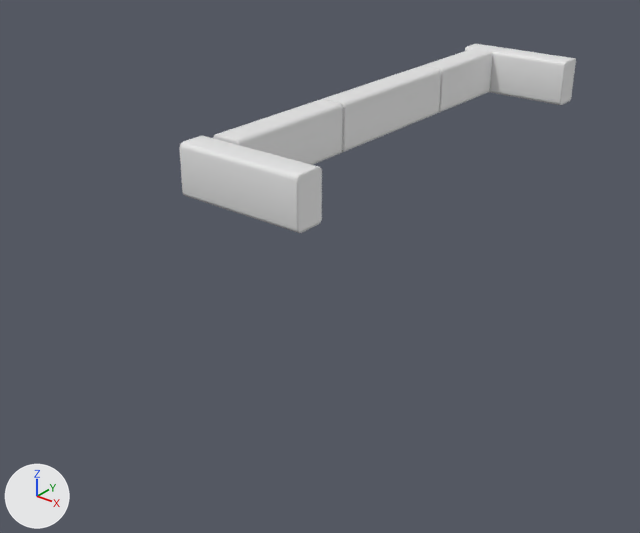
The Blender file fr-artists/scenes/blender/MAIN/environments/opening_SqueakEasy/MES/WoodBlocks/#_LINK_WoodBlocks.blend as it was, and as the next commit left it.
Before and after are seen from a camera (50 mm lens) standing at (5.98, -10.23, 5.54) and looking at (-2.43, 0.28, -0.97). Every picture has the same lights, and +X, +Y and +Z are marked at lower left. The picture after the commit comes second.

Objects in the first picture: 'BlockEast', 'BlockRow', 'BlockRow.001', 'BlockRow.002', 'BlockWest'.
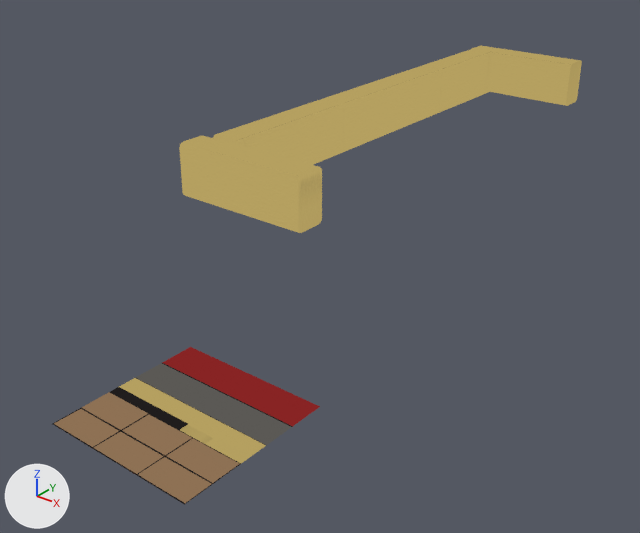
Where the newer file only moved an object's origin or applied its transform, the numbers keep the older frame.

Pixel boxes [x1, y1, x2, y2] of what changed, in the pictures (640 x 533 px):
'MES_HS-TS_pipeline', added (brown)
    after: [53, 347, 320, 505]
'BlockWest', recoloured, surface changed (white to yellow)
    both: [179, 136, 322, 233]
'BlockRow.001', recoloured, surface changed (white to yellow)
    both: [322, 66, 441, 153]
'BlockRow', recoloured (white to yellow)
    both: [213, 99, 343, 165]
'BlockEast', reshaped, recoloured
    before: [465, 44, 576, 105]
    after: [472, 46, 582, 106]
'BlockRow.002', recoloured, surface changed (white to yellow)
    both: [422, 49, 493, 113]

The edits, one by one:
Picture 'MES_HS-TS_pipeline.png' (img_mes_hs_ts_pipeline_png) is new.
Picture 'MES_HS-TS_UV.png' (img_mes_hs_ts_uv_png) is new.
Material 'MES_HS-TS_pipeline' (mat_mes_hs_ts_pipeline) is new.
Uses the picture img_mes_hs_ts_pipeline_png.
Uses the picture img_mes_hs_ts_uv_png.
me_cube_002 is used by ob_blockeast; location (-3.52, 9.02, 0.0).
me_cube_002 had 150 vertices, 148 faces and spanned x -1.17..1.38, y -0.34..0.26, z 0.0..1.0.
me_cube_002 now has 150 vertices, 148 faces and spans x -1.05..1.51, y -0.3..0.3, z 0.0..0.96.
me_cube_002 part 4: 150 vertices removed from x -1.17..1.38, y -0.34..0.26, z 0.0..1.0; 150 vertices added at x -1.05..1.51, y -0.3..0.3, z 0.0..0.96.
me_cube_002 gains material mat_mes_hs_ts_pipeline.
me_cube has 150 vertices, 148 faces and spans x -0.3..0.3, y -1.42..1.42, z 0.0..1.0.
me_cube gains material mat_mes_hs_ts_pipeline.
me_cube_003 has 168 vertices, 166 faces and spans x -0.3..0.3, y -1.73..1.73, z 0.0..1.0.
me_cube_003 is used by ob_blockrow_001; location (-4.24, 4.65, 0.0).
me_cube_003 part 1: texture (UV) coordinates of 166 of 166 faces, centred in x -0.3..0.3, y -1.73..1.73, z 0.0..1.0, changed; they spanned u 0.12..0.88, v 0.0..0.76 and now span u 0.25..0.88, v 0.38..0.56.
me_cube_003 gains material mat_mes_hs_ts_pipeline.
me_cube_004 has 132 vertices, 130 faces and spans x -0.3..0.3, y -1.11..1.11, z 0.0..1.0.
me_cube_004 is used by ob_blockrow_002; location (-4.24, 7.55, 0.0).
me_cube_004 part 2: texture (UV) coordinates of 130 of 130 faces, centred in x -0.3..0.3, y -1.11..1.11, z 0.0..1.0, changed; they spanned u 0.12..0.88, v 0.0..0.76 and now span u -0.02..0.99, v 0.38..0.56.
me_cube_004 gains material mat_mes_hs_ts_pipeline.
me_cube_001 has 150 vertices, 148 faces and spans x -1.28..1.28, y -0.3..0.3, z 0.0..0.96.
me_cube_001 is used by ob_blockwest; location (-3.42, -0.33, 0.0).
me_cube_001 part 3: texture (UV) coordinates of 148 of 148 faces, centred in x -1.28..1.28, y -0.3..0.3, z 0.0..0.96, changed; they spanned u 0.12..0.88, v 0.0..0.76 and now span u 0.03..0.81, v 0.38..0.56.
me_cube_001 gains material mat_mes_hs_ts_pipeline.
Mesh me_mes_hs_ts_pipeline is new.
It has 44 vertices, 25 faces and spans x -1.0..1.0, y -1.0..1.0, z 0.0.
It uses material mat_mes_hs_ts_pipeline.
Object 'MES_HS-TS_pipeline' (ob_mes_hs_ts_pipeline) is new; it shows me_mes_hs_ts_pipeline.
Its location is (0.0, -5.0, 0.0).
